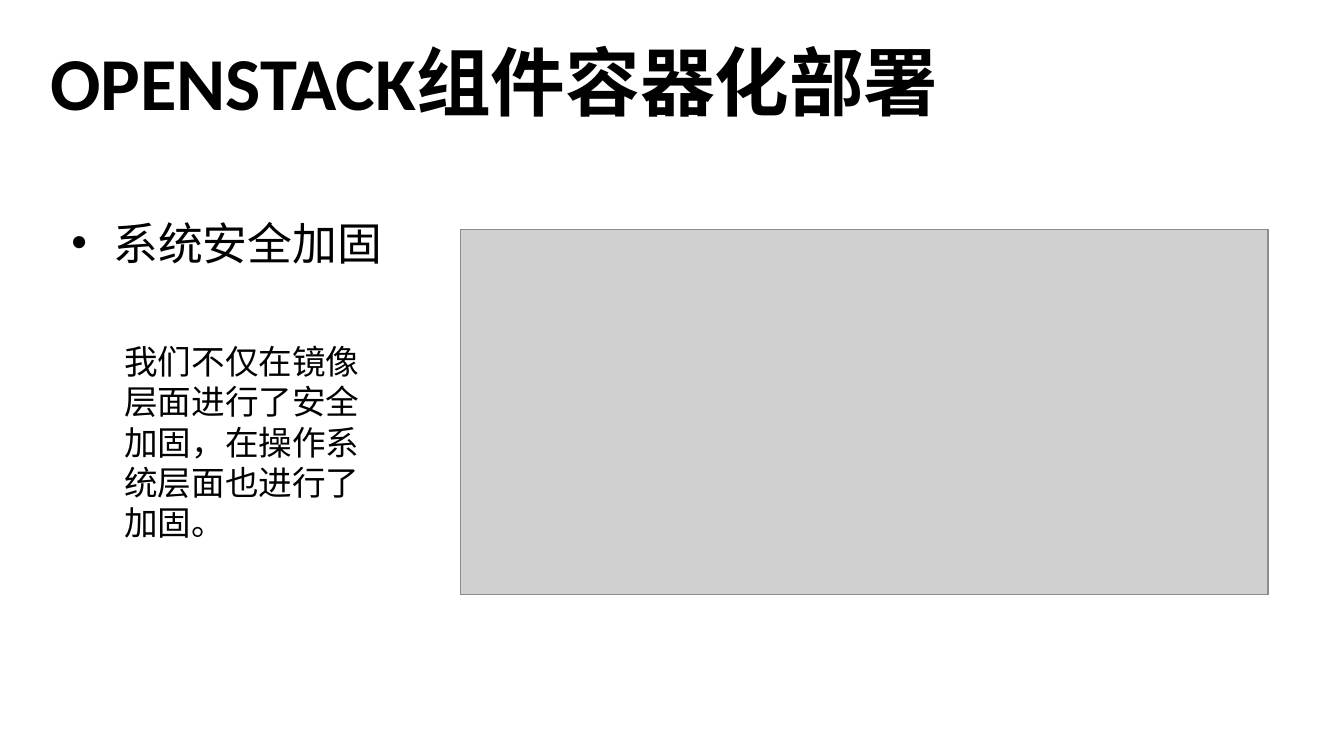
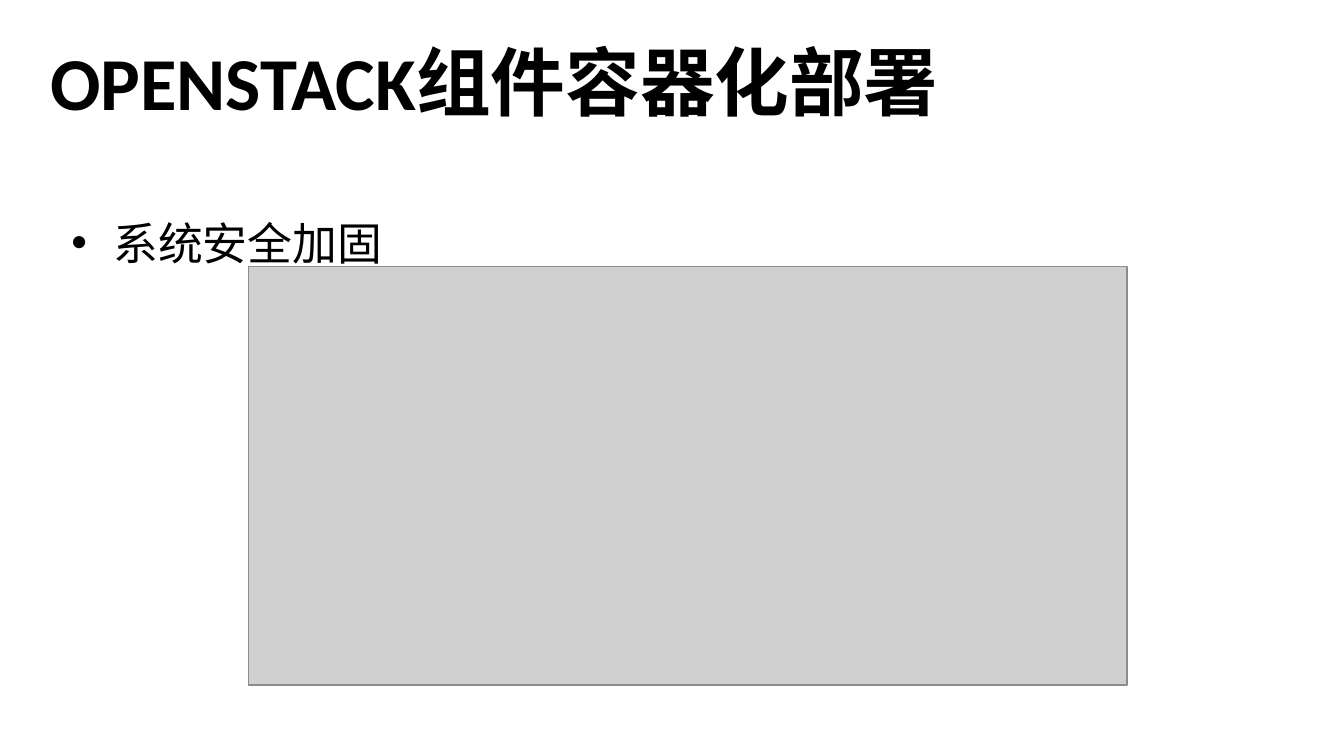
Before and after one commit to lyj7890/openinfra.session, a slide deck: slide 10 of OpenStack容器化持续集成与交付实践方案.pptx (slide 9 before the commit). Drawn at 1344x756 pixels with LibreOffice and Linux fonts; fonts in the diff are those of the drawing; grey boxes stand for pictures; background and template pictures are left out. Boxes give left, top, right and bottom in pixels: in the first picture for what was removed or moved away, otherwise in the second. Text is boxed around its words. In the diff, an @@ line names an element or a change of style, - is before the commit and + after.

```diff
--- a/OpenStack容器化持续集成与交付实践方案.pptx
+++ b/OpenStack容器化持续集成与交付实践方案.pptx
@@ picture removed at box(461, 230, 1269, 595) @@
@@ picture added at box(249, 266, 1128, 684) @@
@@ text removed at box(124, 345, 359, 538) @@
-我们不仅在镜像层面进行了安全加固，在操作系统层面也进行了加固。
```
Also in this commit, not shown: 3 other slides changed, 2 slides added.
